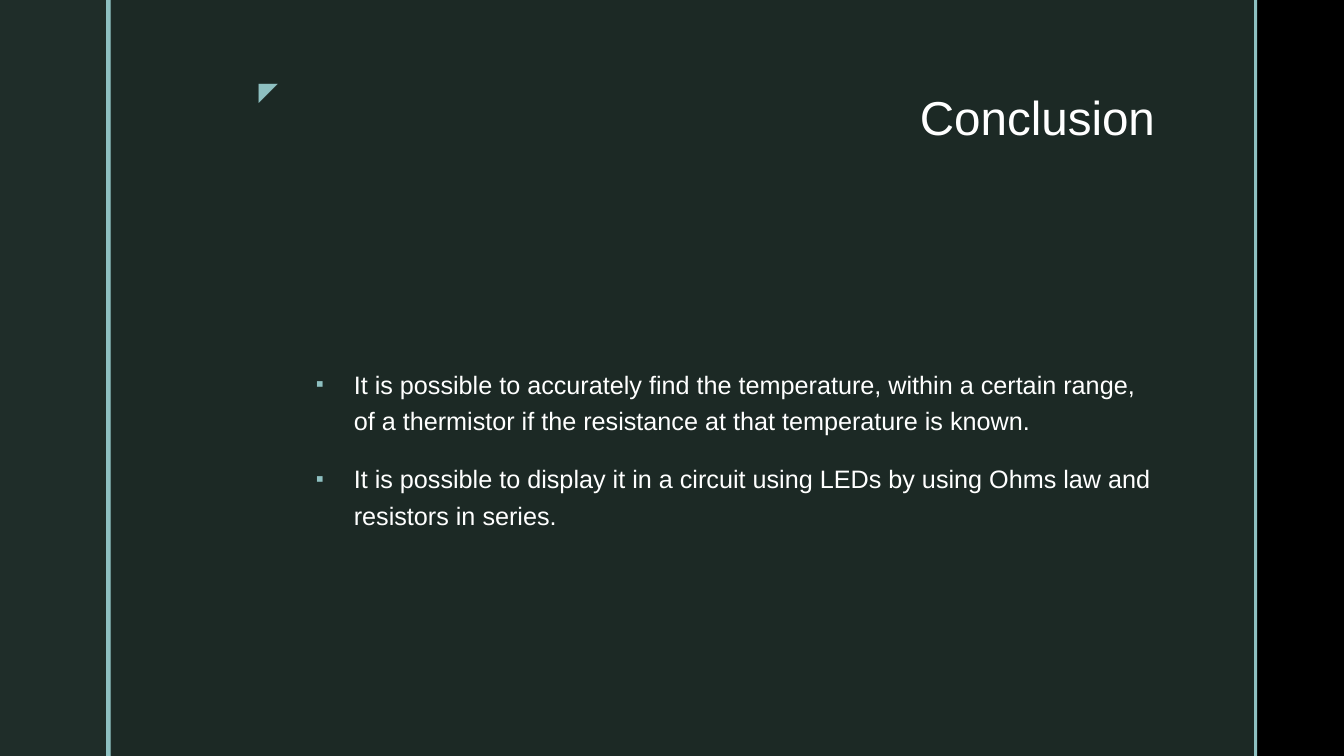
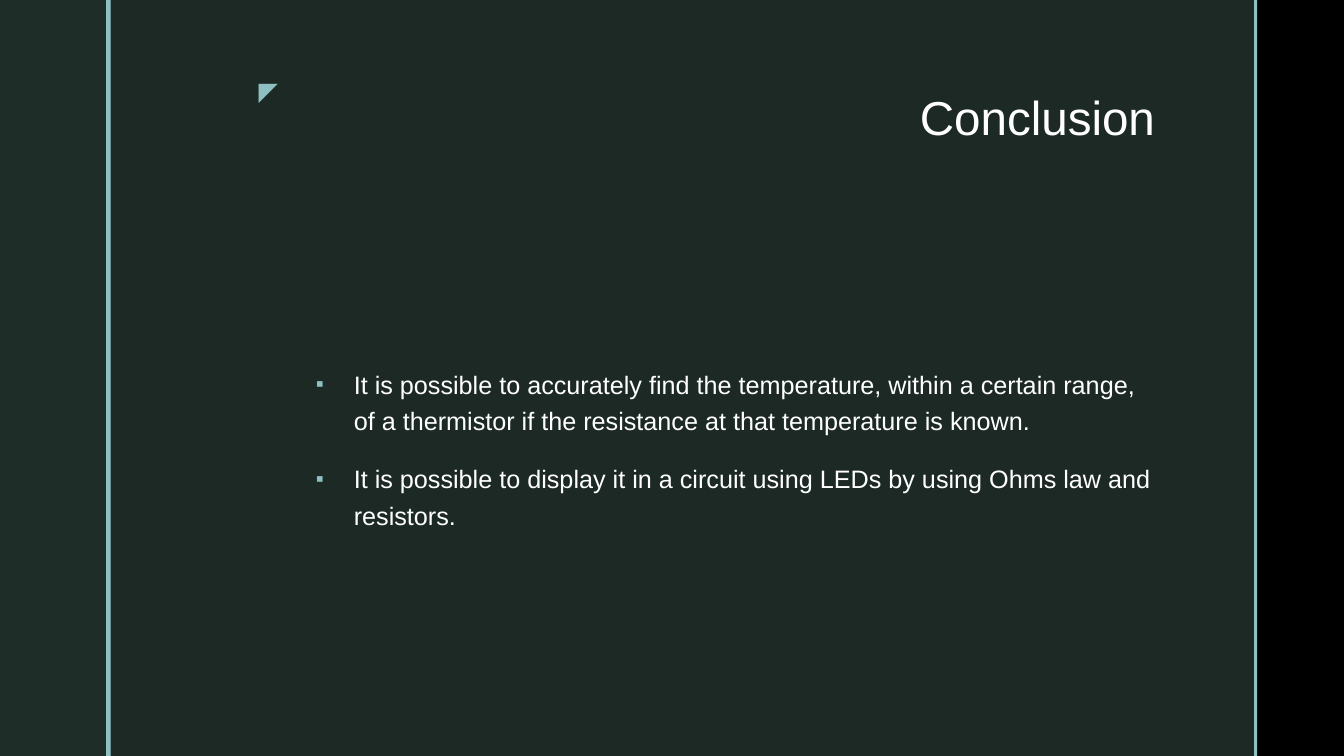
Before and after one commit to DCACFundamentals/dcac-lab-project-ThermistorThermometer, a slide deck: slide 6 of Thermometer Project.pptx. Drawn at 1344x756 pixels with LibreOffice and Linux fonts; fonts in the diff are those of the drawing; background and template pictures are left out. Boxes give left, top, right and bottom in pixels: in the first picture for what was removed or moved away, otherwise in the second. Text is boxed around its words. In the diff, an @@ line names an element or a change of style, - is before the commit and + after.

```diff
--- a/Thermometer Project.pptx
+++ b/Thermometer Project.pptx
@@ text at bbox=[354, 469, 1150, 526]: text changed @@
-▪ It is possible to display it in a circuit using LEDs by using Ohms law and resistors in series.
+▪ It is possible to display it in a circuit using LEDs by using Ohms law and resistors.
```
Also in this commit, not shown: 2 other slides changed.
